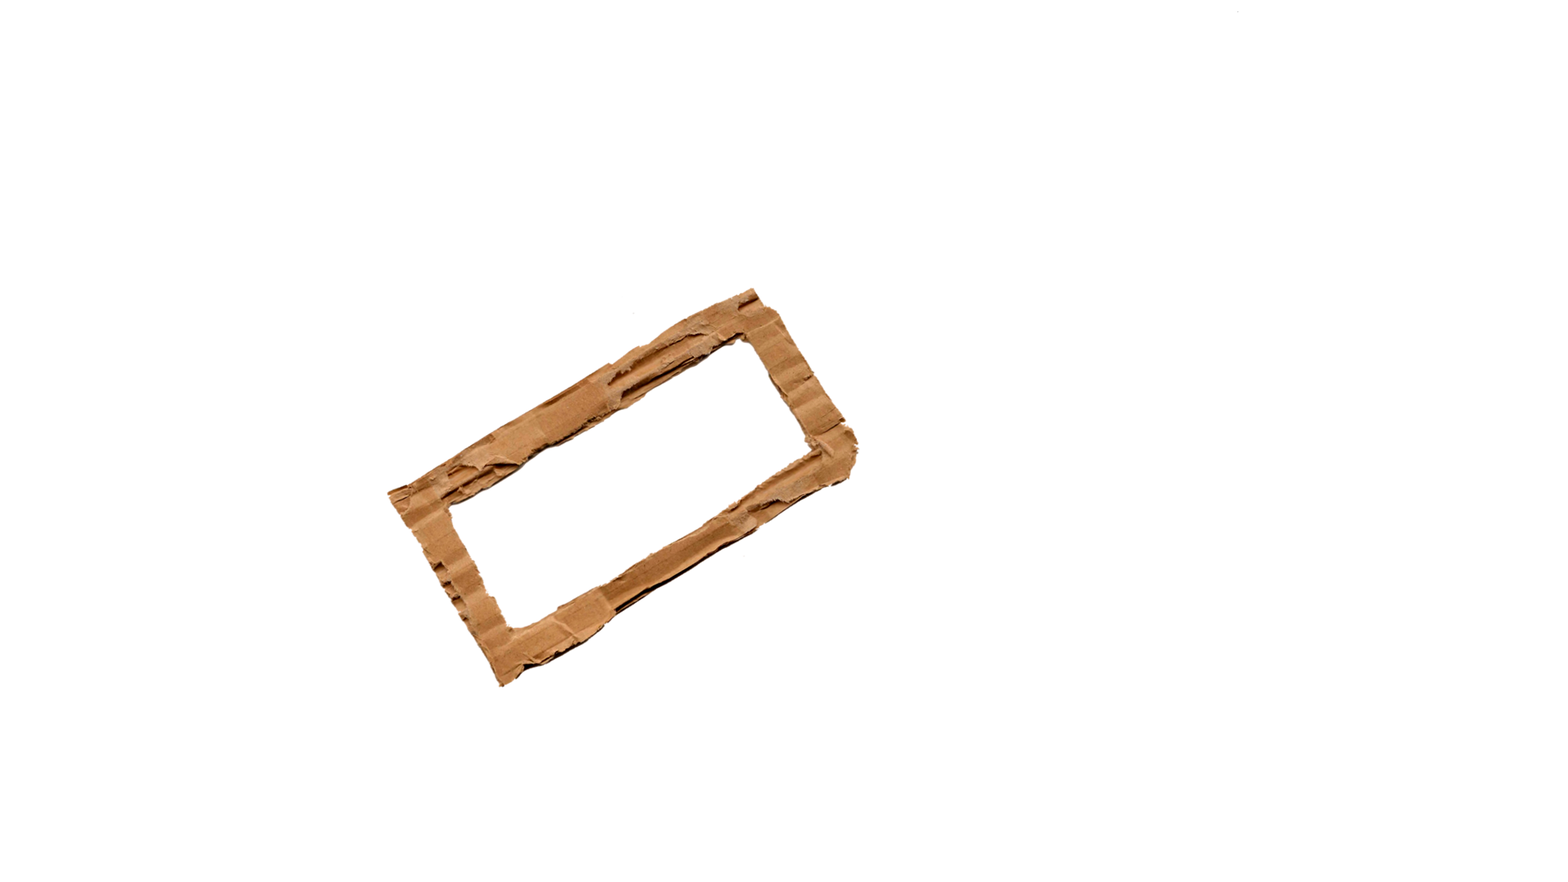
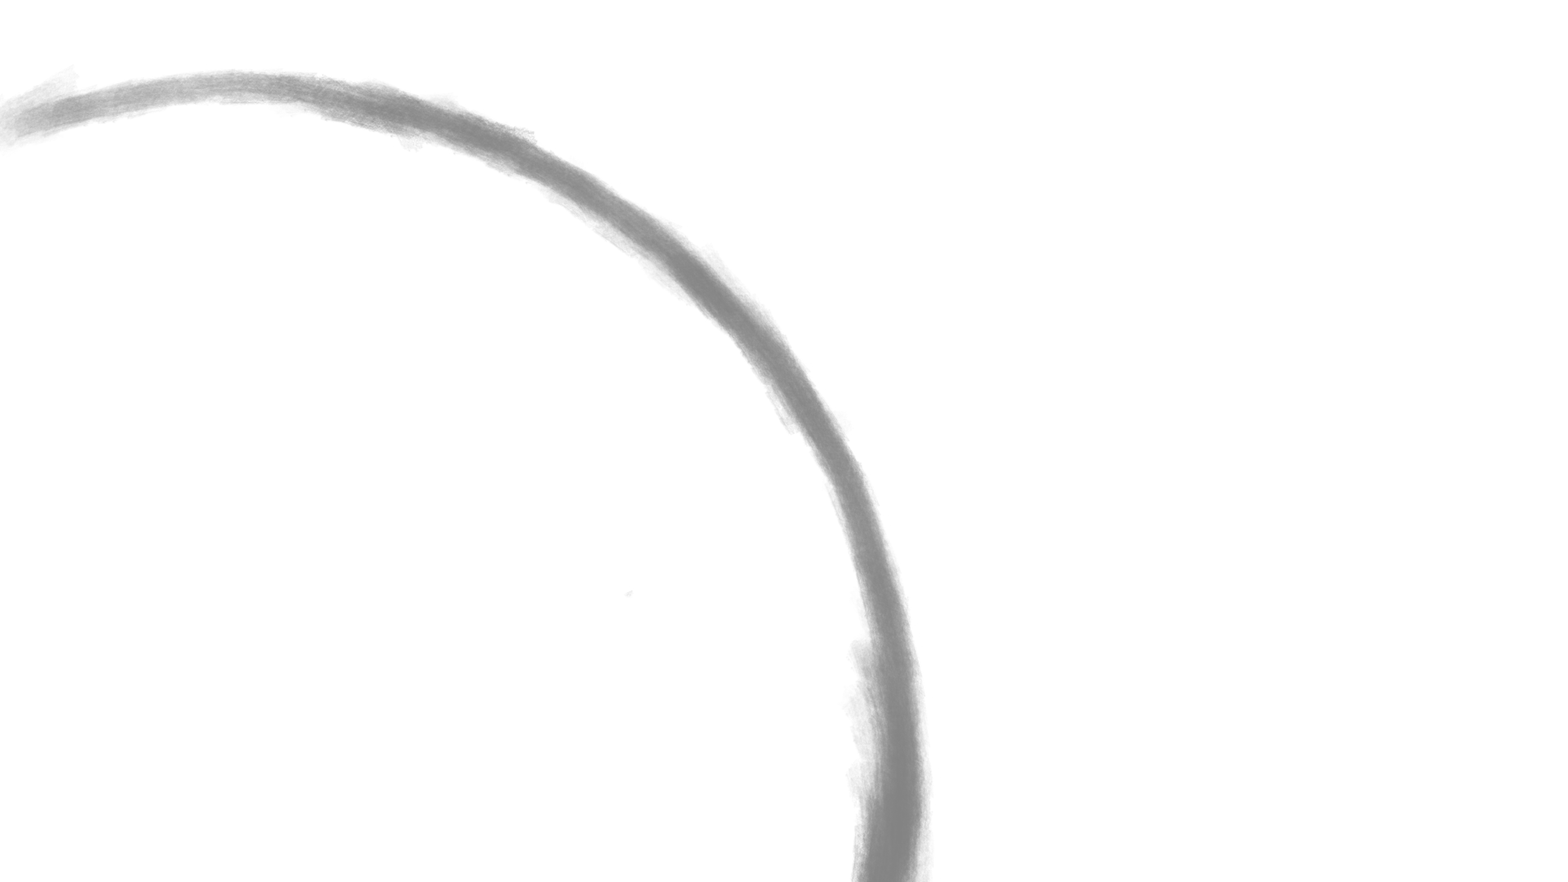
Layered file, before and after one edit (1568px x 882px). Changes by layer:
hid "Capa de pintura 2", painted on it over (x1=313, y1=104, x2=935, y2=882)
hid "Capa de pintura 2 (pegado)" (1st of 4), painted on it over (x1=313, y1=10, x2=1239, y2=882)
showed "Capa de pintura 1", opacity 100% → 49%, blend normal → darken, moved it above "Capa de pintura 3", painted on it over (x1=0, y1=63, x2=935, y2=882)